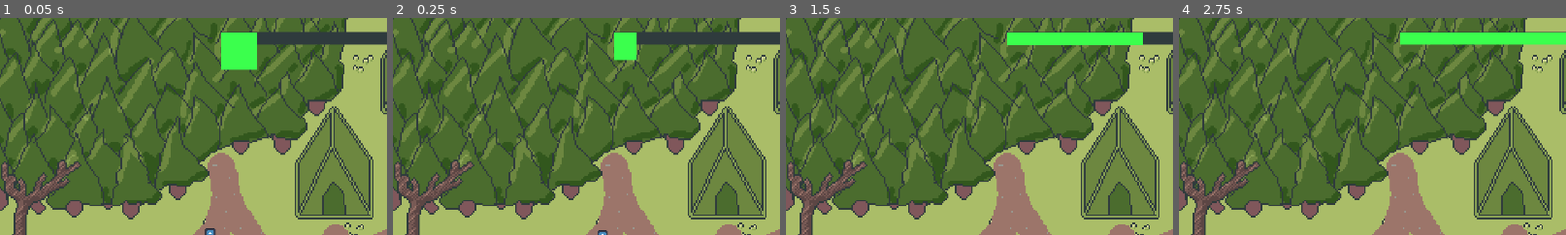
Above: before the commit, frames 1-4 (left to right).
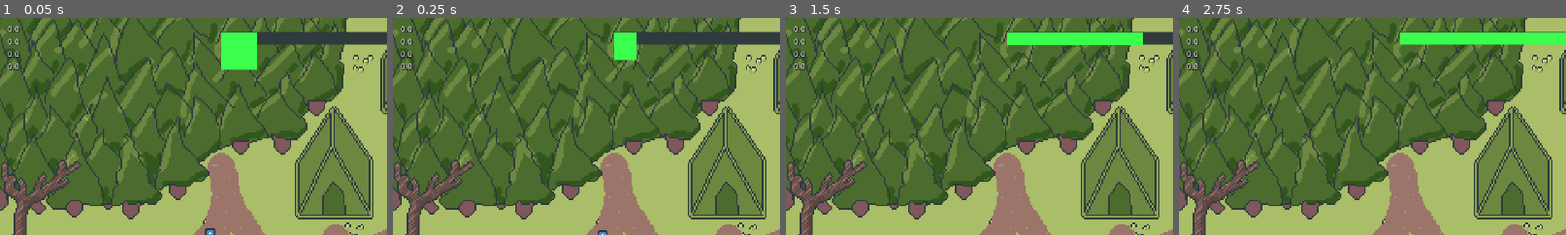
Above: after the commit, the same moments.

Repository: Lueegee1/EksamenDDU
Game: Godot game, scene res://Scenes/Root.tscn
Same seed, same stepped clock (60 frames per second), same inputs: the game is played once before the commit and once after it. The engine's default icon, where the game draws it, is replaced by a stand-in: a white triangle on a blue panel in a dark square.
Inputs (mouse positions are % of the whole screen's width and height, from its top left):
- Up to frame 1 (0.05 s): no input
- Up to frame 2 (0.25 s): no input
- Up to frame 3 (1.5 s): click (99, 3) at 0.5 s; click (98, 46) at 1.25 s
- Up to frame 4 (2.75 s): click (97, 3) at 2 s
The pictures show only the part of the screen within x 2-51%, y 1-51%; the shares and areas given below are measured in that part.

The runs differ from the first frame. In frame 1, 0.3% of the frame differs, in the area x 2-6%, y 3-25%; in frame 2, 0.3%; in frame 3, 0.3%; in frame 4, 0.3%.

Commit message:
Morning mini fixes

Diff:
--- a/ddu-eksamen/Scenes/Game.tscn
+++ b/ddu-eksamen/Scenes/Game.tscn
@@ -294,6 +294,7 @@
 layout_mode = 2
 
 [node name="Ressources" type="Label" parent="UI" unique_id=404524752]
+z_index = 1
 offset_left = 48.0
 offset_top = 27.0
 offset_right = 178.0
--- a/ddu-eksamen/Scripts/GameManager.gd
+++ b/ddu-eksamen/Scripts/GameManager.gd
@@ -364,6 +364,7 @@
 func _on_tick_timer_timeout() -> void:
 	current_tick += 1
 	happiness_tick()
+	resource_tick()
 	Global.average_happiness = average_happiness()
 
 
@@ -379,8 +380,11 @@
 func workplace_productivity(Workplace): #calculates the workplaces productivity
 	var temp_prod = 0
 	for worker in range(len(workers_dict)):
+		# print(workers_dict[workers_dict.keys()[worker]])
 		if workers_dict[workers_dict.keys()[worker]] == Workplace:
+
 			temp_prod+=float(worker_productivity(worker))
+	print(Workplace+ str(temp_prod))
 	return temp_prod
 
 func resource_tick(): #tick that handles resource consumption and getting the new resources
@@ -421,7 +425,7 @@
 	value_changed.emit()
 	return true
 
-func get_new_resource(resource: String, productivity: int):
+func get_new_resource(resource: String, productivity: float):
 	var prod_modifier #gets the new resource and returns how much of it is produced
 	match resource:
 		"food":
--- a/ddu-eksamen/Scripts/Global.gd
+++ b/ddu-eksamen/Scripts/Global.gd
@@ -1,9 +1,9 @@
 extends Node2D
 #class prototype for colonist i guess
-var research_points: int = 11110
-var food: int = 111110
-var plant_matter: int = 1111110
-var minerals: int = 1111110
+var research_points: float = 0
+var food: float = 0
+var plant_matter: float = 0
+var minerals: float = 0
 var decorations: int = -10
 var average_happiness: float = 0
 
--- a/ddu-eksamen/Scripts/UI.gd
+++ b/ddu-eksamen/Scripts/UI.gd
@@ -136,10 +136,10 @@
 		build_card_dict[build_type] = card
 
 func update_ressources():
-	$Ressources.text = str(Global.plant_matter) + "
-	" + str(Global.minerals) + "
-	" + str(Global.food) + "
-	" + str(Global.research_points)
+	$Ressources.text =str(round(Global.plant_matter)) + "
+	" + str(round(Global.minerals)) + "
+	" + str(round(Global.food)) + "
+	" + str(round(Global.research_points))
 
 
 func _ready() -> void:
--- a/ddu-eksamen/data/research.json
+++ b/ddu-eksamen/data/research.json
@@ -8,7 +8,7 @@
 	"6": {"name":"Axes","cost":[1.5,10,25,0],"requirements":[2],"description": "Make axes for your colonists, this will help them gather more plantmatter", "icons": "res://Assets/temp files/buttons/Sprite-0003-Sheet2.png", "researched":0},
 	"7": {"name":"Tents","cost":[2,100,25,0],"requirements":[6],"description": "One man tents for your colonists, finally a place to rest", "icons": "res://Assets/temp files/buttons/Sprite-0003-Sheet1.png", "researched":0},
 	"8": {"name":"Pickaxes","cost":[2,10,30,0],"requirements":[6],"description": "Make pickaxes for your colonists, this will help them extract minerals from the mines more efficiently", "icons": "res://Assets/temp files/buttons/Sprite-0003-Sheet2.png", "researched":0},
-	"9": {"name":"Houses","cost":[2,150,40,0],"requirements":[7],"description": "More spacious housing for your colonists, these huts can fit two people. This is where the magic happens", "icons": "res://Assets/temp files/buttons/Sprite-0003-Sheet1.png", "researched":0},
+	"9": {"name":"Houses","cost":[2,150,40,0],"requirements":[7],"description": "More spacious housing for your colonists, these huts can fit two people. This is where the magic happen", "icons": "res://Assets/temp files/buttons/Sprite-0003-Sheet1.png", "researched":0},
 	"10": {"name":"Library","cost":[4,150,75,0],"requirements":[6,8,9],"description": "A better place to research, here you may even come up with all new ideas", "icons": "res://Assets/temp files/buttons/Sprite-0003-Sheet8.png", "researched":0},
 	"11": {"name":"Statues","cost":[2,0,50,0],"requirements":[8],"description": "Some statues to decortate the town, I'm sure the colonists will apreciate this", "icons": "res://Assets/temp files/buttons/Sprite-0003-Sheet3.png", "researched":0},
 	"12": {"name":"Fountain","cost":[3,0,75,0],"requirements":[11],"description": "A nice fountain, throw in a coin and make a wish", "icons": "res://Assets/temp files/buttons/Sprite-0003-Sheet3.png", "researched":0},
@@ -19,10 +19,10 @@
 	"17": {"name":"Streetlights","cost":[5,0,100,0],"requirements":[14],"description": "Build some streetlights to ligth up the colony", "icons": "res://Assets/temp files/buttons/Sprite-0003-Sheet3.png", "researched":0},
 	"18": {"name":"Lumbermill","cost":[8,200,50,0],"requirements":[14],"description": "Improve gather of plant materials with the implementation of powered machinery", "icons": "res://Assets/temp files/buttons/Sprite-0003-Sheet2.png", "researched":0},
 	"19": {"name":"Cameras","cost":[10,0,200,0],"requirements":[17],"description": "", "icons": "", "researched":0},
-	"20": {"name":"Gene Sequencing","cost":[12,0,200,0],"requirements":[15],"description": "With this you can see the genetics of your colonists, and see what makes them tick", "icons": "res://Assets/temp files/buttons/Sprite-0003-Sheet5.png", "researched":0},
-	"21": {"name":"GMO","cost":[8,0,300,0],"requirements":[20],"description": "Produce more food than ever before with GMO technology!", "icons": "res://Assets/temp files/buttons/Sprite-0003-Sheet5.png", "researched":0},
-	"22": {"name":"Medicine","cost":[10,0,300,0],"requirements":[15],"description": "Cure your colonists illnesses with brand new medicine", "icons": "res://Assets/temp files/buttons/Sprite-0003-Sheet8.png", "researched":0},
-	"23": {"name":"Lethal injection","cost":[12,0,400,0],"requirements":[22],"description": "A cleaner way to get rid of undesireables", "icons": "res://Assets/temp files/buttons/Sprite-0003-Sheet8.png", "researched":0},
+	"20": {"name":"Gene Sequencing","cost":[12,200,0,0],"requirements":[15],"description": "With this you can see the genetics of your colonists, and see what makes them tick", "icons": "res://Assets/temp files/buttons/Sprite-0003-Sheet5.png", "researched":0},
+	"21": {"name":"GMO","cost":[8,300,0,0],"requirements":[20],"description": "Produce more food than ever before with GMO technology!", "icons": "res://Assets/temp files/buttons/Sprite-0003-Sheet5.png", "researched":0},
+	"22": {"name":"Medicine","cost":[10,300,0.0],"requirements":[15],"description": "Cure your colonists illnesses with brand new medicine", "icons": "res://Assets/temp files/buttons/Sprite-0003-Sheet8.png", "researched":0},
+	"23": {"name":"Lethal injection","cost":[12,400,0, 0],"requirements":[22],"description": "A cleaner way to get rid of undesireables", "icons": "res://Assets/temp files/buttons/Sprite-0003-Sheet8.png", "researched":0},
 	"24": {"name":"Axe murder","cost":[3,0,0,0],"requirements":[6],"description": "An axe is a simple way to cure depression", "icons": "res://Assets/temp files/buttons/Sprite-0003-Sheet3.png", "researched":0}
 	}
 }
